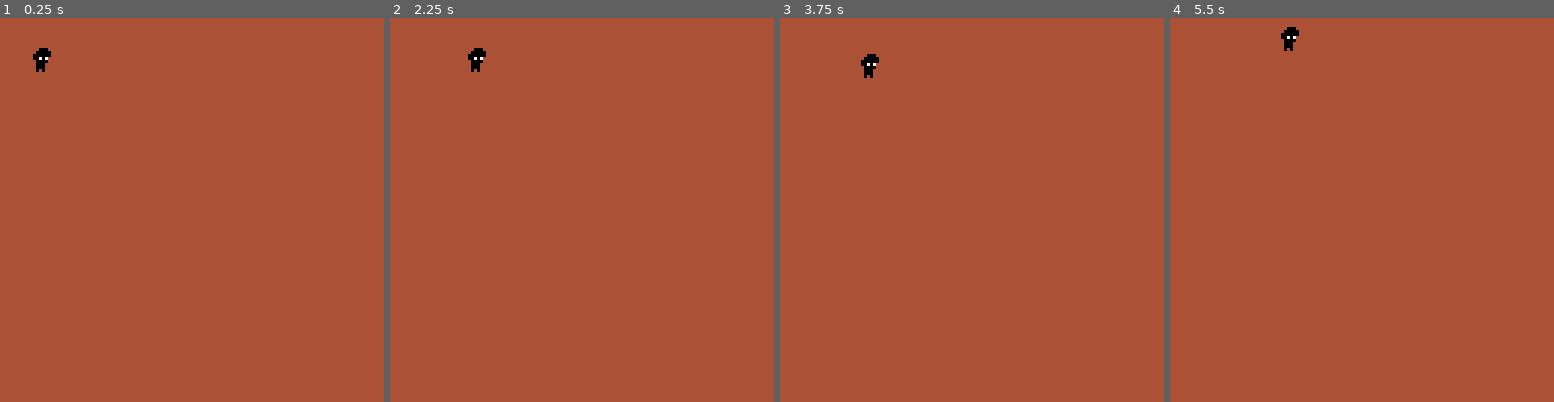
Above: before the commit, frames 1-4 (left to right).
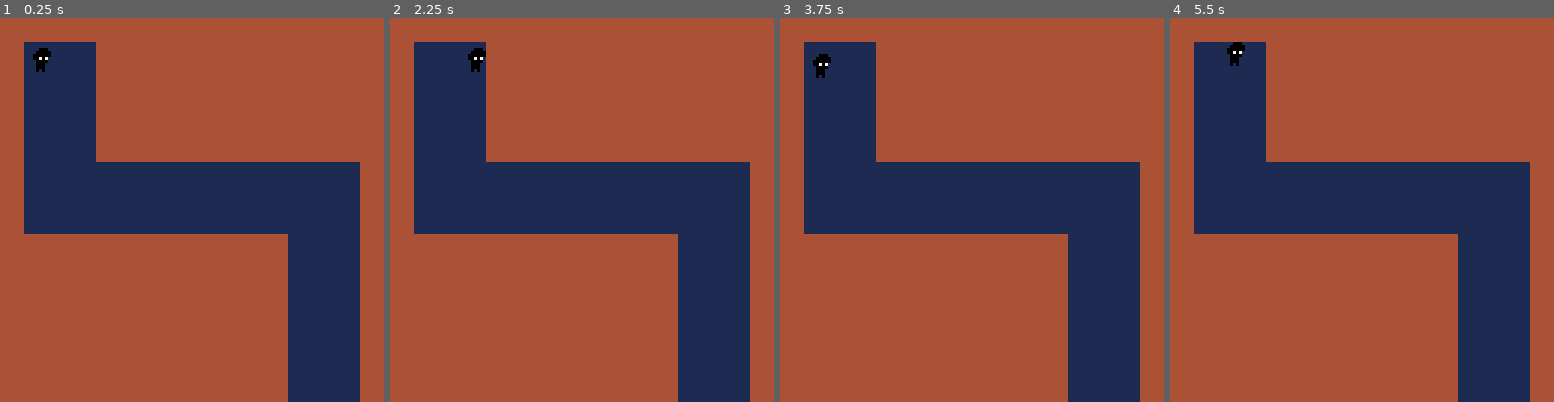
Above: after the commit, the same moments.

Repository: marco-vidali/darkhold
Game: PICO-8 cartridge darkhold.p8
The game is run twice, just before and just after one commit, with the same random seed, the same clock (stepped at 60 frames per second) and the same inputs.
Inputs:
- Up to frame 1 (0.25 s): no input
- Up to frame 2 (2.25 s): tap O (Z key) at 0.7, 1.7, 2.1 s; hold Right 1.6-2.1 s; hold Up from 2.15 s (still down)
- Up to frame 3 (3.75 s): release Up at 2.42 s; hold Right 2.47-3.03 s; tap O (Z key) every 0.4 s from 2.5 to 3.7 s; hold Left 3.08-3.58 s; hold Down from 3.63 s (still down)
- Up to frame 4 (5.5 s): release Down at 3.97 s; hold Right 4.02-4.68 s; tap O (Z key) every 0.4 s from 4.1 to 5.3 s; hold Up 4.73-5.03 s; hold Left from 5.08 s (still down)

The runs differ from the first frame. In frame 1, 30% of the frame differs, in the area x 6-94%, y 6-100%; in frame 2, 30%; in frame 3, 30%; in frame 4, 31%, in the area x 6-94%, y 2-100%.

Commit message:
Add collisions

Diff:
--- a/darkhold.p8
+++ b/darkhold.p8
@@ -6,11 +6,31 @@
 #include scripts/light.lua
 #include scripts/player.lua
 __gfx__
-00000000bbb000bb0000000000000000000000000000000000000000000000000000000000000000000000000000000000000000000000000000000000000000
-00000000bb00000b0000000000000000000000000000000000000000000000000000000000000000000000000000000000000000000000000000000000000000
-00700700b000000b0000000000000000000000000000000000000000000000000000000000000000000000000000000000000000000000000000000000000000
-00077000b00707bb0000000000000000000000000000000000000000000000000000000000000000000000000000000000000000000000000000000000000000
-00077000bb0000bb0000000000000000000000000000000000000000000000000000000000000000000000000000000000000000000000000000000000000000
-00700700bb000bbb0000000000000000000000000000000000000000000000000000000000000000000000000000000000000000000000000000000000000000
-00000000bb000bbb0000000000000000000000000000000000000000000000000000000000000000000000000000000000000000000000000000000000000000
-00000000bb0b0bbb0000000000000000000000000000000000000000000000000000000000000000000000000000000000000000000000000000000000000000
+00000000bbb000bb4444444411111111000000000000000000000000000000000000000000000000000000000000000000000000000000000000000000000000
+00000000bb00000b4444444411111111000000000000000000000000000000000000000000000000000000000000000000000000000000000000000000000000
+00700700b000000b4444444411111111000000000000000000000000000000000000000000000000000000000000000000000000000000000000000000000000
+00077000b00707bb4444444411111111000000000000000000000000000000000000000000000000000000000000000000000000000000000000000000000000
+00077000bb0000bb4444444411111111000000000000000000000000000000000000000000000000000000000000000000000000000000000000000000000000
+00700700bb000bbb4444444411111111000000000000000000000000000000000000000000000000000000000000000000000000000000000000000000000000
+00000000bb000bbb4444444411111111000000000000000000000000000000000000000000000000000000000000000000000000000000000000000000000000
+00000000bb0b0bbb4444444411111111000000000000000000000000000000000000000000000000000000000000000000000000000000000000000000000000
+__gff__
+0000010000000000000000000000000000000000000000000000000000000000000000000000000000000000000000000000000000000000000000000000000000000000000000000000000000000000000000000000000000000000000000000000000000000000000000000000000000000000000000000000000000000000
+0000000000000000000000000000000000000000000000000000000000000000000000000000000000000000000000000000000000000000000000000000000000000000000000000000000000000000000000000000000000000000000000000000000000000000000000000000000000000000000000000000000000000000
+__map__
+0202020202020202020202020202020200000000000000000000000000000000000000000000000000000000000000000000000000000000000000000000000000000000000000000000000000000000000000000000000000000000000000000000000000000000000000000000000000000000000000000000000000000000
+0203030302020202020202020202020200000000000000000000000000000000000000000000000000000000000000000000000000000000000000000000000000000000000000000000000000000000000000000000000000000000000000000000000000000000000000000000000000000000000000000000000000000000
+0203030302020202020202020202020200000000000000000000000000000000000000000000000000000000000000000000000000000000000000000000000000000000000000000000000000000000000000000000000000000000000000000000000000000000000000000000000000000000000000000000000000000000
+0203030302020202020202020202020200000000000000000000000000000000000000000000000000000000000000000000000000000000000000000000000000000000000000000000000000000000000000000000000000000000000000000000000000000000000000000000000000000000000000000000000000000000
+0203030302020202020202020202020200000000000000000000000000000000000000000000000000000000000000000000000000000000000000000000000000000000000000000000000000000000000000000000000000000000000000000000000000000000000000000000000000000000000000000000000000000000
+0203030302020202020202020202020200000000000000000000000000000000000000000000000000000000000000000000000000000000000000000000000000000000000000000000000000000000000000000000000000000000000000000000000000000000000000000000000000000000000000000000000000000000
+0203030303030303030303030303030200000000000000000000000000000000000000000000000000000000000000000000000000000000000000000000000000000000000000000000000000000000000000000000000000000000000000000000000000000000000000000000000000000000000000000000000000000000
+0203030303030303030303030303030200000000000000000000000000000000000000000000000000000000000000000000000000000000000000000000000000000000000000000000000000000000000000000000000000000000000000000000000000000000000000000000000000000000000000000000000000000000
+0203030303030303030303030303030200000000000000000000000000000000000000000000000000000000000000000000000000000000000000000000000000000000000000000000000000000000000000000000000000000000000000000000000000000000000000000000000000000000000000000000000000000000
+0202020202020202020202020303030200000000000000000000000000000000000000000000000000000000000000000000000000000000000000000000000000000000000000000000000000000000000000000000000000000000000000000000000000000000000000000000000000000000000000000000000000000000
+0202020202020202020202020303030200000000000000000000000000000000000000000000000000000000000000000000000000000000000000000000000000000000000000000000000000000000000000000000000000000000000000000000000000000000000000000000000000000000000000000000000000000000
+0202020202020202020202020303030200000000000000000000000000000000000000000000000000000000000000000000000000000000000000000000000000000000000000000000000000000000000000000000000000000000000000000000000000000000000000000000000000000000000000000000000000000000
+0202020202020202020202020303030200000000000000000000000000000000000000000000000000000000000000000000000000000000000000000000000000000000000000000000000000000000000000000000000000000000000000000000000000000000000000000000000000000000000000000000000000000000
+0202020202020202020202020303030200000000000000000000000000000000000000000000000000000000000000000000000000000000000000000000000000000000000000000000000000000000000000000000000000000000000000000000000000000000000000000000000000000000000000000000000000000000
+0202020202020202020202020303030200000000000000000000000000000000000000000000000000000000000000000000000000000000000000000000000000000000000000000000000000000000000000000000000000000000000000000000000000000000000000000000000000000000000000000000000000000000
+0202020202020202020202020303030200000000000000000000000000000000000000000000000000000000000000000000000000000000000000000000000000000000000000000000000000000000000000000000000000000000000000000000000000000000000000000000000000000000000000000000000000000000
--- a/scripts/levels/level_1.lua
+++ b/scripts/levels/level_1.lua
@@ -12,7 +12,7 @@
 end
 
 function draw_level_1()
-    cls(4)
+    map(0, 0)
     draw_player()
     draw_light()
 end
--- a/scripts/player.lua
+++ b/scripts/player.lua
@@ -10,12 +10,39 @@
 function update_player()
     if light.on then return end
 
-    if btn(0) then player.x -= player.speed end
-    if btn(1) then player.x += player.speed end
-    if btn(2) then player.y -= player.speed end
-    if btn(3) then player.y += player.speed end
+    local new_x = player.x
+    local new_y = player.y
+
+    if btn(0) then new_x -= player.speed end
+    if btn(1) then new_x += player.speed end
+    if btn(2) then new_y -= player.speed end
+    if btn(3) then new_y += player.speed end
+
+    if not solid_at(new_x + 1, player.y, 6, 8) then
+        player.x = new_x
+    end
+
+    if not solid_at(player.x + 1, new_y, 6, 8) then
+        player.y = new_y
+    end
 end
 
 function draw_player()
     spr(player.sprite, player.x, player.y)
 end
+
+function solid_at(x, y, w, h)
+    for i=0, w-1 do
+        for j=0, h-1 do
+            local tile_x = flr((x + i) / 8)
+            local tile_y = flr((y + j) / 8)
+            local tile = mget(tile_x, tile_y)
+
+            if fget(tile, 0) then
+                return true
+            end
+        end
+    end
+
+    return false
+end
